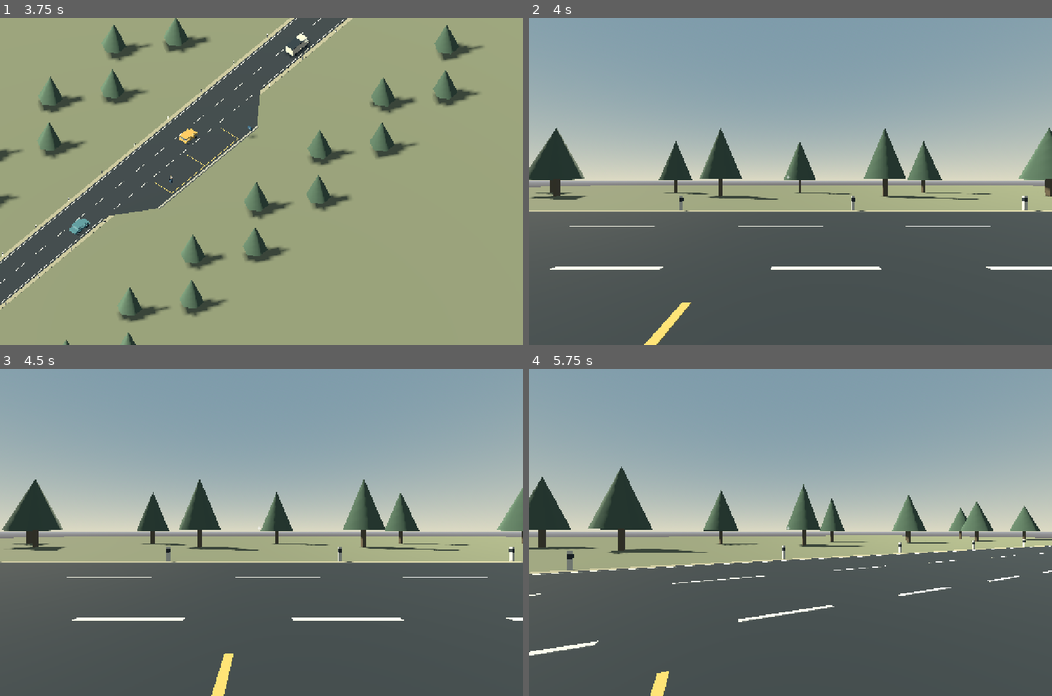
Above: before the commit, frames 1-4 (two rows, left to right).
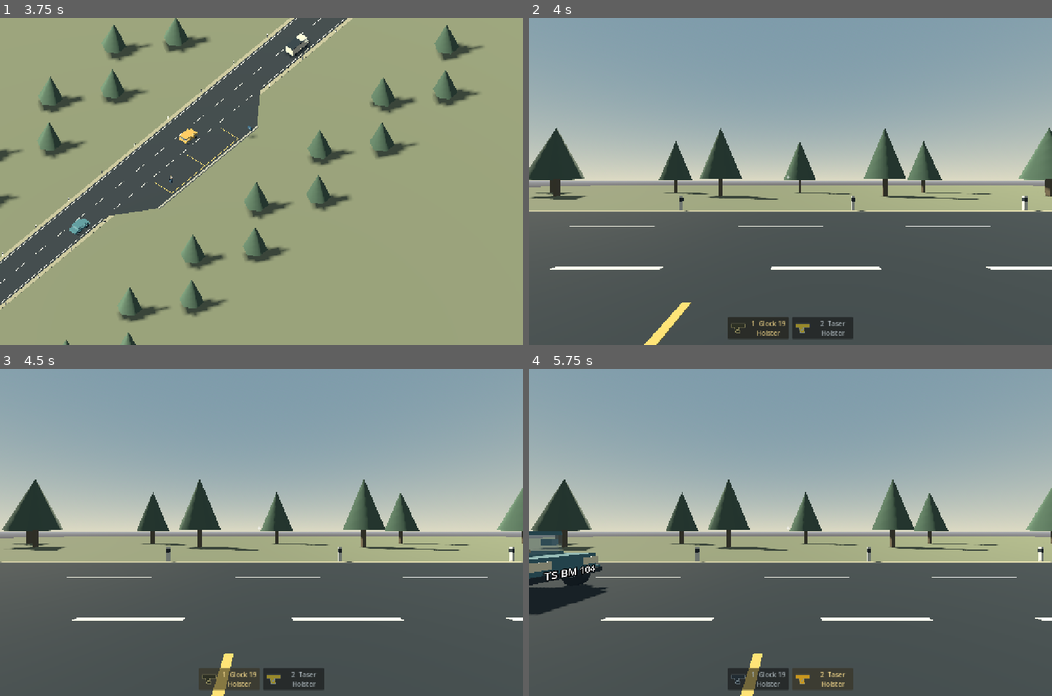
Above: after the commit, the same moments.

Repository: Hauskamel/traffic-society
Game: Godot game, scene res://main.tscn
Same seed, same stepped clock (60 frames per second), same inputs: the game is played once before the commit and once after it.
Inputs (mouse positions are in pixels of both pictures, inside the frame that each line leads up to):
- Up to frame 1 (3.75 s): tap Enter at 0.5 s; move the mouse to (376, 165) at 0.52 s; hold D 0.53-1.25 s; hold Ctrl 0.53-1.25 s; click (376, 165) at 0.67 s; tap Space at 0.77, 1.07 s; tap Shift at 0.8 s; drag from (156, 197) to (235, 246) at 1.27 s; move the mouse to (313, 109) at 2.02 s; hold D 2.03-2.75 s; tap 1 at 2.1 s; click (313, 109) at 2.17 s; tap 2 at 2.3 s; drag from (235, 246) to (104, 132) at 2.77 s; move the mouse to (418, 230) at 3.52 s; hold A from 3.53 s (still down); tap E at 3.6 s; click (418, 230) at 3.67 s
- Up to frame 2 (4 s): keep holding A; tap Space at 3.77 s; tap Tab at 3.8 s
- Up to frame 3 (4.5 s): tap Space at 4.07 s; tap Escape at 4.15 s; release A at 4.25 s; click (230, 679) at 4.25 s, where only the run after the commit has a clickable "1 Glock 19 Holster"
- Up to frame 4 (5.75 s): click (821, 679) at 5 s, where only the run after the commit has a clickable "2 Taser Holster"

Frame 1 is identical in both runs. In frame 2, 1.4% of the frame differs, in the area x 38-62%, y 91-98%; in frame 3, 1.4%; in frame 4, 14%, in the area x 0-100%, y 29-100%.

Commit message:
Add Glock 19 and taser inventory slots with holster, reach and aim states

Diff:
--- /dev/null
+++ b/assets/items/pistol.svg
@@ -0,0 +1 @@
+<svg xmlns="http://www.w3.org/2000/svg" width="128" height="96" viewBox="0 0 128 96"><path fill="#303a42" stroke="#aab6bc" stroke-width="3" d="M14 18h96v25H67l10 37H47L36 43H14z"/><path fill="none" stroke="#aab6bc" stroke-width="5" d="M64 42v18H48"/><text x="19" y="35" fill="#eef1e9" font-size="12" font-family="sans-serif">G19</text></svg>
--- /dev/null
+++ b/assets/items/taser.svg
@@ -0,0 +1 @@
+<svg xmlns="http://www.w3.org/2000/svg" width="128" height="96" viewBox="0 0 128 96"><path fill="#d5b438" stroke="#aab6bc" stroke-width="3" d="M14 18h96v25H67l10 37H47L36 43H14z"/><path fill="none" stroke="#aab6bc" stroke-width="5" d="M64 42v18H48"/><text x="19" y="35" fill="#eef1e9" font-size="12" font-family="sans-serif">TASER</text></svg>
--- a/main.gd
+++ b/main.gd
@@ -27,6 +27,8 @@
 const DocumentMode = preload("res://scripts/document_mode.gd")
 var document_mode: DocumentMode
 var ui_layer: CanvasLayer
+const PlayerEquipment = preload("res://scripts/player_equipment.gd")
+var equipment: PlayerEquipment
 var inventory_view: InventoryView
 var searching_driver: Node3D
 var searching_car: Node3D
@@ -224,8 +226,8 @@
 	layer.add_child(stop_button)
 	interact_hint = Label.new()
 	interact_hint.set_anchors_and_offsets_preset(Control.PRESET_BOTTOM_WIDE)
-	interact_hint.offset_top = -58
-	interact_hint.offset_bottom = -18
+	interact_hint.offset_top = -116
+	interact_hint.offset_bottom = -76
 	interact_hint.horizontal_alignment = HORIZONTAL_ALIGNMENT_CENTER
 	interact_hint.mouse_filter = Control.MOUSE_FILTER_IGNORE
 	layer.add_child(interact_hint)
@@ -312,6 +314,9 @@
 	document_layer.add_child(document_view)
 	document_view.opened.connect(document_mode.enter)
 	document_view.closed.connect(document_mode.leave)
+	equipment = PlayerEquipment.new()
+	equipment.scene = self
+	add_child(equipment)
 	update_camera()
 	refresh_encounter_ui()
 
@@ -342,6 +347,8 @@
 				inventory_view.close_view()
 			else:
 				finish_search()
+		return
+	if equipment.handle(event):
 		return
 	if event is InputEventKey and event.pressed and not event.echo:
 		if event.keycode == KEY_TAB:
@@ -410,6 +417,7 @@
 	return 1.0 if Input.is_physical_key_pressed(a) or Input.is_physical_key_pressed(b) else 0.0
 
 func _physics_process(delta: float) -> void:
+	equipment.tick(delta)
 	avatar_clock += delta
 	var walking := Vector2(player.velocity.x, player.velocity.z).length() > 0.1
 	for i in range(2):
@@ -447,7 +455,7 @@
 		player.velocity.z = 0
 	else:
 		var direction := player.basis * Vector3(move.x, 0, move.y)
-		var speed := (SpeedSettings.SPRINT_SPEED_KMH if Input.is_physical_key_pressed(KEY_SHIFT) else SpeedSettings.WALK_SPEED_KMH) / 3.6
+		var speed := (SpeedSettings.SPRINT_SPEED_KMH if Input.is_physical_key_pressed(KEY_CTRL) and equipment.state == equipment.State.HOLSTERED else SpeedSettings.WALK_SPEED_KMH) / 3.6
 		player.velocity.x = direction.x * speed
 		player.velocity.z = direction.z * speed
 	if not player.is_on_floor():
@@ -465,7 +473,7 @@
 
 func can_interact() -> bool:
 	var car := traffic.controlled_car
-	if document_mode.active or document_view.visible or radio_open or inventory_view.visible or is_instance_valid(searching_driver) or is_instance_valid(cargo_search_car) or aerial or not is_instance_valid(car) or car.state != TrafficCar.State.PARKED:
+	if equipment.state != equipment.State.HOLSTERED or document_mode.active or document_view.visible or radio_open or inventory_view.visible or is_instance_valid(searching_driver) or is_instance_valid(cargo_search_car) or aerial or not is_instance_valid(car) or car.state != TrafficCar.State.PARKED:
 		return false
 	if car.pickup_reserved and patrol.stage != PatrolDispatch.Stage.WAITING:
 		return false
@@ -564,7 +572,7 @@
 func update_part_focus() -> void:
 	var target: VehiclePart
 	var car := traffic.controlled_car
-	if not aerial and not interaction_open and  …(262 unchanged characters)…
+	if equipment.state == equipment.State.HOLSTERED and not aerial and not interaction_open and  …(262 unchanged characters)…
 		var origin := eyes.global_position
 		var end := origin - eyes.global_basis.z * 2.8
 		var query := PhysicsRayQueryParameters3D.create(origin, end, 8)
--- a/scripts/item_inventory.gd
+++ b/scripts/item_inventory.gd
@@ -36,6 +36,8 @@
 	var inventory := new()
 	inventory.items.append({"id": "player:flashlight", "name": "Taschenlampe", "icon": "flashlight", "owner": "Spieler", "description": "Deine dienstliche Taschenlampe.\nNoch ohne eigene Benutzungsfunktion."})
 	inventory.items.append({"id": "player:radio", "name": "Funkgeraet", "icon": "radio", "owner": "Spieler", "description": "Dienstliches Walkie-Talkie mit Display.\nT: Funkgeraet oeffnen und Abholung anfordern."})
+	inventory.items.append({"id": "player:pistol", "name": "Glock 19", "icon": "pistol", "owner": "Spieler", "description": "Dienstpistole im rechten Holster.\n1: auswaehlen. Shift halten: Griff. Rechtsklick halten: ziehen und zielen."})
+	inventory.items.append({"id": "player:taser", "name": "Taser", "icon": "taser", "owner": "Spieler", "description": "Dienstlicher Taser im linken Holster.\n2: auswaehlen. Shift halten: Griff. Rechtsklick halten: ziehen und zielen."})
 	return inventory
 
 
--- a/scripts/item_preview.gd
+++ b/scripts/item_preview.gd
@@ -133,6 +133,9 @@
 				for finger in range(4):
 					cube(Vector3(x - 0.12 + finger * 0.08, 0.34, 0), Vector3(0.065, 0.25, 0.1), "b99d6c")
 				cube(Vector3(x + 0.21, 0.06, 0), Vector3(0.16, 0.22, 0.1), "b99d6c").rotation.z = -0.5
+		"pistol", "taser":
+			var weapon: Node3D = preload("res://scripts/weapon_visuals.gd").build(model, item.icon)
+			weapon.scale = Vector3.ONE * 7
 		"radio":
 			var handset: Node3D = preload("res://scripts/police_visuals.gd").radio(model)
 			handset.scale = Vector3.ONE * 1.8
--- /dev/null
+++ b/scripts/player_equipment.gd
@@ -0,0 +1,143 @@
+extends Node
+const Models = preload("res://scripts/weapon_visuals.gd")
+const Visuals = preload("res://scripts/police_visuals.gd")
+enum State { HOLSTERED, REACHING, AIMING }
+const IDS := ["player:pistol", "player:taser"]
+const KINDS := ["pistol", "taser"]
+const NAMES := ["Glock 19", "Taser"]
+var scene: Node3D
+var selected := 0
+var state: State = State.HOLSTERED
+var shift_held := false
+var aim_held := false
+var reach := 0.0
+var draw := 0.0
+var hand: Node3D
+var hand_guns: Array[Node3D] = []
+var belt_guns: Array[Node3D] = []
+var buttons: Array[Button] = []
+var bar: HBoxContainer
+var busy := false
+
+func _ready() -> void:
+	for i in range(2):
+		var holster := Node3D.new()
+		scene.player_avatar.add_child(holster)
+		holster.position = Vector3(0.30 if i == 0 else -0.30, 0.84, 0.04)
+		Visuals.box(holster, Vector3(0, -0.035, 0), Vector3(0.07, 0.13, 0.09), "18232b")
+		var gun: Node3D = Models.build(holster, KINDS[i])
+		gun.position.y = 0.08
+		gun.rotation.x = -PI / 2
+		belt_guns.append(gun)
+	hand = Node3D.new()
+	scene.eyes.add_child(hand)
+	var sleeve := Visuals.box(hand, Vector3(0.035, -0.10, 0.15), Vector3(0.085, 0.09, 0.27), "365a78")
+	sleeve.rotation.x = -0.15
+	Visuals.box(hand, Vector3(0, -0.04, 0.045), Vector3(0.055, 0.075, 0.07), "d7b49a")
+	for kind in KINDS:
+		hand_guns.append(Models.build(hand, kind))
+	bar = HBoxContainer.new()
+	bar.set_anchors_and_offsets_preset(Control.PRESET_CENTER_BOTTOM)
+	bar.offset_left = -154
+	bar.offset_right = 154
+	bar.offset_top = -68
+	bar.offset_bottom = -14
+	bar.add_theme_constant_override("separation", 8)
+	scene.ui_layer.add_child(bar)
+	for i in range(2):
+		var button := Button.new()
+		button.custom_minimum_size = Vector2(150, 54)
+		button.focus_mode = Control.FOCUS_NONE
+		button.icon = load("res://assets/items/" + KINDS[i] + ".svg")
+		button.expand_icon = true
+		button.add_theme_constant_override("icon_max_width", 45)
+		button.pressed.connect(select.bind(i))
+		bar.add_child(button)
+		buttons.append(button)
+	tick(0)
+
+func available(index: int) -> bool:
+	for item in scene.player_inventory.items:
+		if item.id == IDS[index]:
+			return true
+	return false
+
+func allowed() -> bool:
+	return not scene.aerial and not scene.interaction_open and not scene.radio_open and not scene.inventory_view.visible and not scene.document_mode.active and not scene.document_view.visible and not is_instance_valid(scene.searching_driver) and not is_instance_valid(scene.cargo_search_car) and not scene.climber.active and not is_instance_valid(scene.climber.car)
+
+func cancel() -> void:
+	state = State.HOLSTERED
+	shift_held = false
+	aim_held = false
+	reach = 0
+	draw = 0
+
+func select(index: int) -> void:
+	if index < 0 or index >= 2 or not available(index):
+		return
+	cancel()
+	selected = index
+
+func handle(event: InputEvent) -> bool:
+	if not allowed():
+		cancel()
+		return false
+	if event is InputEventKey:
+		if event.keycode == KEY_SHIFT:
+			shift_held = event.pressed
+			if shift_held and state == State.HOLSTERED and available(selected) and Input.mouse_mode == Input.MOUSE_MODE_CAPTURED:
+				state = State.REACHING
+			elif not shift_held and state == State.REACHING:
+				cancel()
+			return true
+		if event.pressed and not event.echo:
+			if event.keycode in [KEY_1, KEY_2]:
+				select(0 if event.keycode == KEY_1 else 1)
+				return true
+			if event.keycode == KEY_E and state != State.HOLSTERED:
+				return true
+			if event.keycode in [KEY_TAB, KEY_T, KEY_I, KEY_SPACE, KEY_ESCAPE]:
+				cancel()
+	if event is InputEventMouseButton:
+		if event.button_index == MOUSE_BUTTON_RIGHT:
+			if event.pressed and state == State.REACHING and shift_held:
+				aim_held = true
+				if reach >= 0.9:
+					state = State.AIMING
+			elif not event.pressed:
+				if state == State.AIMING:
+					state = State.REACHING if shift_held else State.HOLSTERED
+				aim_held = false
+			return true
+		if event.pressed and event.button_index in [MOUSE_BUTTON_WHEEL_UP, MOUSE_BUTTON_WHEEL_DOWN]:
+			select(1 - selected)
+			return true
+		if event.button_index == MOUSE_BUTTON_LEFT and state != State.HOLSTERED:
+			return true # Firing is intentionally outside this step.
+	return false
+
+func tick(delta: float) -> void:
+	if not allowed() or Input.mouse_mode != Input.MOUSE_MODE_CAPTURED or not available(selected):
+		cancel()
+	reach = move_toward(reach, 1.0 if state != State.HOLSTERED else 0.0, delta * 5)
+	if state == State.REACHING and reach >= 0.9 and aim_held and shift_held:
+		state = State.AIMING
+	draw = move_toward(draw, 1.0 if state == State.AIMING else 0.0, delta * 4)
+	hand.visible = allowed() and (reach > 0.01 or draw > 0.01)
+	hand.position = Vector3(0.31, -0.31, -0.46).lerp(Vector3(0, -0.05, -0.48), draw)
+	hand.rotation.x = lerpf(-0.65, 0.0, draw)
+	for i in range(2):
+		hand_guns[i].visible = i == selected and draw > 0.01
+		belt_guns[i].visible = available(i) and not (i == selected and draw > 0.01)
+		var arm: Node3D = scene.player_avatar.get_node("Arm" + str(i))
+		arm.rotation.x = -1.3 * draw - 0.22 * reach if i == 1 else -0.6 * draw
+		arm.rotation.z = -0.30 * reach if i == 1 and selected == 1 else 0.0
+		buttons[i].text = str(i + 1) + "  " + NAMES[i] + ("\nZielen" if i == selected and state == State.AIMING else "\nGriff" if i == selected and state == State.REACHING else "\nHolster")
+		buttons[i].modulate = Color("efd58b") if i == selected else Color("b5c0c5")
+		buttons[i].disabled = not available(i)
+	bar.visible = not scene.aerial and not scene.inventory_view.visible and not scene.radio_open and not scene.interaction_open and not scene.document_mode.active
+	busy = state != State.HOLSTERED
+
+func _notification(what: int) -> void:
+	if what == NOTIFICATION_APPLICATION_FOCUS_OUT:
+		cancel()
--- a/scripts/police_visuals.gd
+++ b/scripts/police_visuals.gd
@@ -20,9 +20,13 @@
 	box(rig, Vector3(0, 1.62, 0), Vector3(0.29, 0.32, 0.28), "d7b49a")
 	box(rig, Vector3(0, 1.81, -0.01), Vector3(0.34, 0.08, 0.37), "d9e0df")
 	box(rig, Vector3(0.12, 1.28, -0.155), Vector3(0.08, 0.1, 0.02), "efd58b")
-	for x in [-0.31, 0.31]:
-		box(rig, Vector3(x, 1.07, 0), Vector3(0.15, 0.55, 0.18), "365a78")
-		box(rig, Vector3(x, 0.75, 0), Vector3(0.14, 0.15, 0.15), "d7b49a")
+	for i in range(2):
+		var arm := Node3D.new()
+		arm.name = "Arm" + str(i)
+		rig.add_child(arm)
+		arm.position = Vector3(-0.31 if i == 0 else 0.31, 1.34, 0)
+		box(arm, Vector3(0, -0.27, 0), Vector3(0.15, 0.55, 0.18), "365a78")
+		box(arm, Vector3(0, -0.59, 0), Vector3(0.14, 0.15, 0.15), "d7b49a")
 	for i in range(2):
 		var leg := Node3D.new()
 		leg.name = "Leg" + str(i)
--- /dev/null
+++ b/scripts/weapon_visuals.gd
@@ -0,0 +1,28 @@
+extends RefCounted
+## Low-poly G19 silhouette, sized in metres; no external assets required.
+const Visuals = preload("res://scripts/police_visuals.gd")
+static func build(parent: Node3D, kind: String) -> Node3D:
+	var gun := Node3D.new()
+	parent.add_child(gun)
+	var taser := kind == "taser"
+	var frame := "d5b438" if taser else "252a2d"
+	Visuals.box(gun, Vector3(0, 0.025, -0.035), Vector3(0.031, 0.032, 0.185 if not taser else 0.16), "353c41")
+	Visuals.box(gun, Vector3(0, -0.001, -0.025), Vector3(0.032, 0.025, 0.15), frame)
+	var grip := Visuals.box(gun, Vector3(0, -0.055, 0.027), Vector3(0.031, 0.085, 0.039), frame)
+	grip.rotation.x = -0.23
+	Visuals.box(gun, Vector3(0, -0.1, 0.018), Vector3(0.035, 0.009, 0.043), "171d21")
+	# Open rectangular trigger guard with a separate trigger.
+	Visuals.box(gun, Vector3(0, -0.035, -0.024), Vector3(0.012, 0.035, 0.007), frame)
+	Visuals.box(gun, Vector3(0, -0.05, -0.003), Vector3(0.014, 0.007, 0.047), frame)
+	Visuals.box(gun, Vector3(0, -0.025, 0.001), Vector3(0.007, 0.023, 0.007), "12191e")
+	Visuals.box(gun, Vector3(0, 0.046, 0.039), Vector3(0.024, 0.008, 0.012), "11181b")
+	Visuals.box(gun, Vector3(0, 0.046, -0.109), Vector3(0.005, 0.008, 0.009), "c4cbc6")
+	Visuals.box(gun, Vector3(0, 0.023, -0.129), Vector3(0.013, 0.013, 0.003), "080e12")
+	for i in range(5):
+		for x in [-0.016, 0.016]:
+			Visuals.box(gun, Vector3(x, 0.025, 0.012 + i * 0.006), Vector3(0.002, 0.027, 0.002), "151d23")
+	if taser:
+		Visuals.box(gun, Vector3(0, 0.015, -0.105), Vector3(0.045, 0.055, 0.045), "d5b438")
+		for x in [-0.012, 0.012]:
+			Visuals.box(gun, Vector3(x, 0.015, -0.13), Vector3(0.01, 0.012, 0.003), "171d21")
+	return gun
--- /dev/null
+++ b/tests/equipment_test.gd
@@ -0,0 +1,79 @@
+extends SceneTree
+var failures: Array[String] = []
+var scene: Node
+func _initialize() -> void:
+	call_deferred("run")
+func check(ok: bool, message: String) -> void:
+	if not ok:
+		failures.append(message)
+		push_error(message)
+func key(code: int, pressed := true) -> void:
+	var event := InputEventKey.new()
+	event.keycode = code
+	event.pressed = pressed
+	scene._unhandled_input(event)
+func right(pressed: bool) -> void:
+	var event := InputEventMouseButton.new()
+	event.button_index = MOUSE_BUTTON_RIGHT
+	event.pressed = pressed
+	scene._unhandled_input(event)
+func capture(name: String) -> void:
+	await process_frame
+	await RenderingServer.frame_post_draw
+	root.get_texture().get_image().save_png("user://equipment-" + name + ".png")
+func run() -> void:
+	scene = load("res://main.tscn").instantiate()
+	root.add_child(scene)
+	scene.set_physics_process(false)
+	var gear = scene.equipment
+	check(gear.available(0) and gear.available(1) and scene.player_inventory.items.size() == 4, "Both weapons must exist in player inventory")
+	check(gear.belt_guns[0].visible and gear.belt_guns[1].visible, "Both weapons start in separate holsters")
+	await capture("holsters")
+	key(KEY_TAB)
+	gear.tick(0)
+	for index in range(2):
+		key(KEY_1 if index == 0 else KEY_2)
+		right(true)
+		check(gear.state == gear.State.HOLSTERED, "Right click alone cannot draw")
+		right(false)
+		key(KEY_SHIFT)
+		check(gear.state == gear.State.REACHING and gear.hand_guns[index].visible == false, "Shift reaches without drawing")
+		gear.tick(0.25)
+		await capture("reach-" + str(index))
+		right(true)
+		gear.tick(0.3)
+		check(gear.state == gear.State.AIMING and gear.hand_guns[index].visible and not gear.belt_guns[index].visible, "Selected weapon moves from belt into aim pose")
+		check(gear.belt_guns[1-index].visible, "Other weapon remains holstered")
+		await capture("aim-" + str(index))
+		key(KEY_SHIFT, false)
+		check(gear.state == gear.State.AIMING, "Aim stays while right mouse is held")
+		right(false)
+		gear.tick(0.3)
+		check(gear.state == gear.State.HOLSTERED and gear.belt_guns[index].visible, "Release returns weapon to holster")
+	key(KEY_SHIFT)
+	right(true)
+	gear.tick(0.25)
+	check(gear.state == gear.State.AIMING, "Fast Shift-right combination waits for reaching automatically")
+	key(KEY_1)
+	gear.tick(0)
+	check(gear.state == gear.State.HOLSTERED, "Switching weapons cancels aim")
+	key(KEY_SHIFT)
+	gear.tick(0.25)
+	right(true)
+	key(KEY_I)
+	gear.tick(0)
+	check(scene.inventory_view.visible and gear.state == gear.State.HOLSTERED and not gear.hand.visible, "Inventory safely holsters and hides weapons")
+	key(KEY_ESCAPE)
+	key(KEY_SHIFT)
+	gear.tick(0.25)
+	right(true)
+	key(KEY_T)
+	gear.tick(0)
+	check(scene.radio_open and not gear.hand.visible, "Radio does not overlap held weapon")
+	key(KEY_T)
+	key(KEY_TAB)
+	gear.tick(0)
+	check(gear.state == gear.State.HOLSTERED and not gear.bar.visible and gear.belt_guns[0].visible and gear.belt_guns[1].visible, "Overview shows both holstered weapons, no first-person bar")
+	if failures.is_empty():
+		print("PASS: inventory weapons, holsters, selection, reach/draw/aim/release, fast combination, switching, inventory/radio/overview cleanup")
+	quit(0 if failures.is_empty() else 1)
--- a/tests/inventory_test.gd
+++ b/tests/inventory_test.gd
@@ -18,10 +18,10 @@
 	check(not npc.transfer_to(id, player) and npc.items.size() == 3, "Full inventory must preserve the original item")
 	player.capacity = 12
 	check(npc.transfer_to(id, player), "Taking an item must work")
-	check(npc.items.size() == 2 and player.items.size() == 3, "Transfer must move, not duplicate")
+	check(npc.items.size() == 2 and player.items.size() == 5, "Transfer must move, not duplicate")
 	check(not npc.transfer_to(id, player), "Duplicate take must fail")
 	check(player.transfer_to(id, npc), "Returning must restore original item")
-	check(npc.items.size() == 3 and player.items.size() == 2, "Return must preserve total item count")
+	check(npc.items.size() == 3 and player.items.size() == 4, "Return must preserve total item count")
 	var scene = load("res://main.tscn").instantiate()
 	root.add_child(scene)
 	scene.set_physics_process(false)
@@ -56,7 +56,7 @@
 	scene.inventory_view.select_item("player:flashlight", "player")
 	check(scene.inventory_view.return_button.disabled, "Player equipment must not be returnable to an NPC")
 	scene.inventory_view.transfer_selected("player")
-	check(scene.player_inventory.items.size() == 3, "Wrong-owner return must not remove player equipment")
+	check(scene.player_inventory.items.size() == 5, "Wrong-owner return must not remove player equipment")
 	scene.inventory_view.close_view()
 	scene.queue_free()
 	await process_frame
--- a/tests/item_inspection_test.gd
+++ b/tests/item_inspection_test.gd
@@ -46,7 +46,7 @@
 		check(preview.distance < 3.0, "Wheel must zoom the 3D preview")
 		preview.reset_view()
 		check(preview.distance == 3.0 and preview.model.rotation.is_equal_approx(before), "Reset must restore angle and zoom")
-	check(seen.size() == 10, "All ten item categories must be covered")
+	check(seen.size() == 12, "All twelve item categories must be covered")
 	ui.select_item("Bobby Mayer:receipt", "npc")
 	check(not ui.detail.text.contains("Besitzer"), "Inventory description must omit owner line")
 	check(ui.preview.model.get_child_count() >= 3, "Paper needs geometry and text on both sides")
@@ -57,8 +57,8 @@
 	await process_frame
 	await RenderingServer.frame_post_draw
 	root.get_texture().get_image().save_png("user://item-inspection-back.png")
-	check(scene.player_inventory.items.size() == 2 and scene.traffic.cars[0].inventory.items.size() == 3, "Inspection must not change inventories")
+	check(scene.player_inventory.items.size() == 4 and scene.traffic.cars[0].inventory.items.size() == 3, "Inspection must not change inventories")
 	check(ui.get_global_rect().end.y <= root.get_visible_rect().end.y + 1, "Inventory must fit the viewport")
 	if failures.is_empty():
-		print("PASS: ten 3D models, two-axis dragging, zoom, reset, front/back text, hidden owner line and inventory preservation")
+		print("PASS: twelve 3D models, two-axis dragging, zoom, reset, front/back text, hidden owner line and inventory preservation")
 	quit(0 if failures.is_empty() else 1)
Not shown, added: assets/items/pistol.svg.import
Not shown, added: assets/items/taser.svg.import
Not shown, added: scripts/player_equipment.gd.uid
Not shown, added: scripts/weapon_visuals.gd.uid
Not shown, changed: docs/ENTWICKLUNG.md
